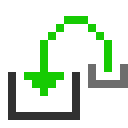
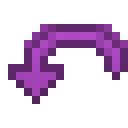
Two versions of the same layered image (128 x 128). Layer-by-layer changes:
showed "Ebene 1", painted on it over left=8, top=16, right=128, bottom=112
removed layer "Ebene 4" over left=8, top=72, right=80, bottom=120
removed layer "Ebene 5" over left=88, top=64, right=128, bottom=88
removed layer "Ebene 3" over left=24, top=16, right=112, bottom=96
